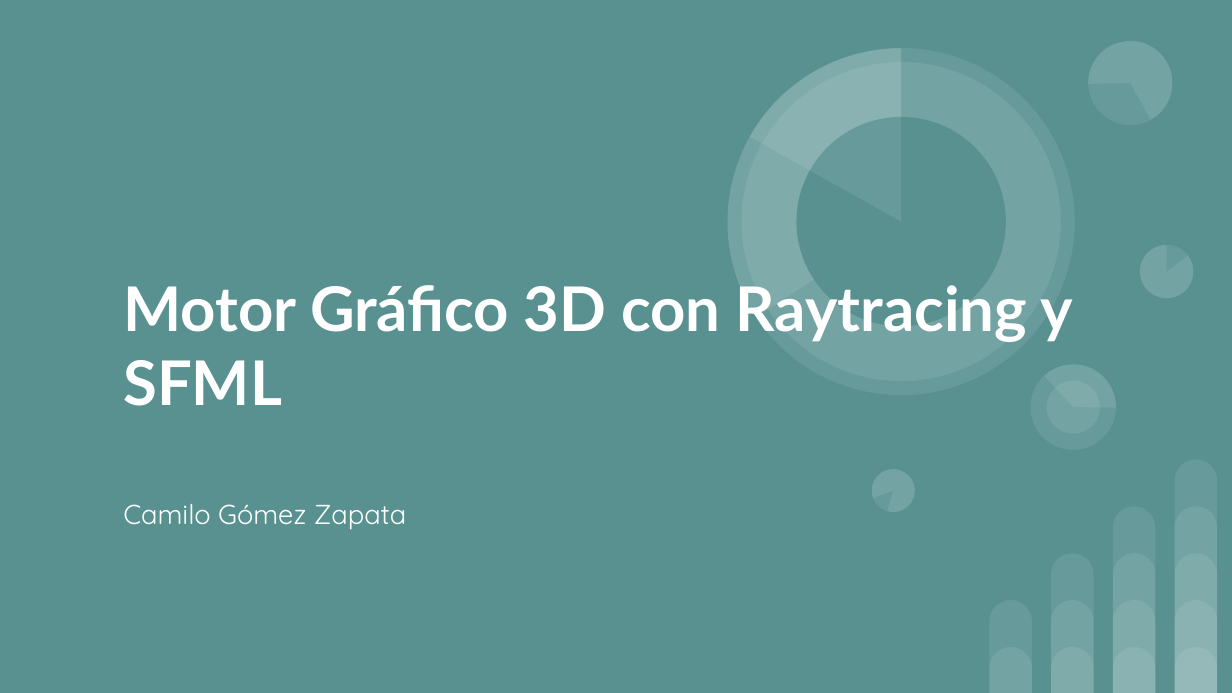
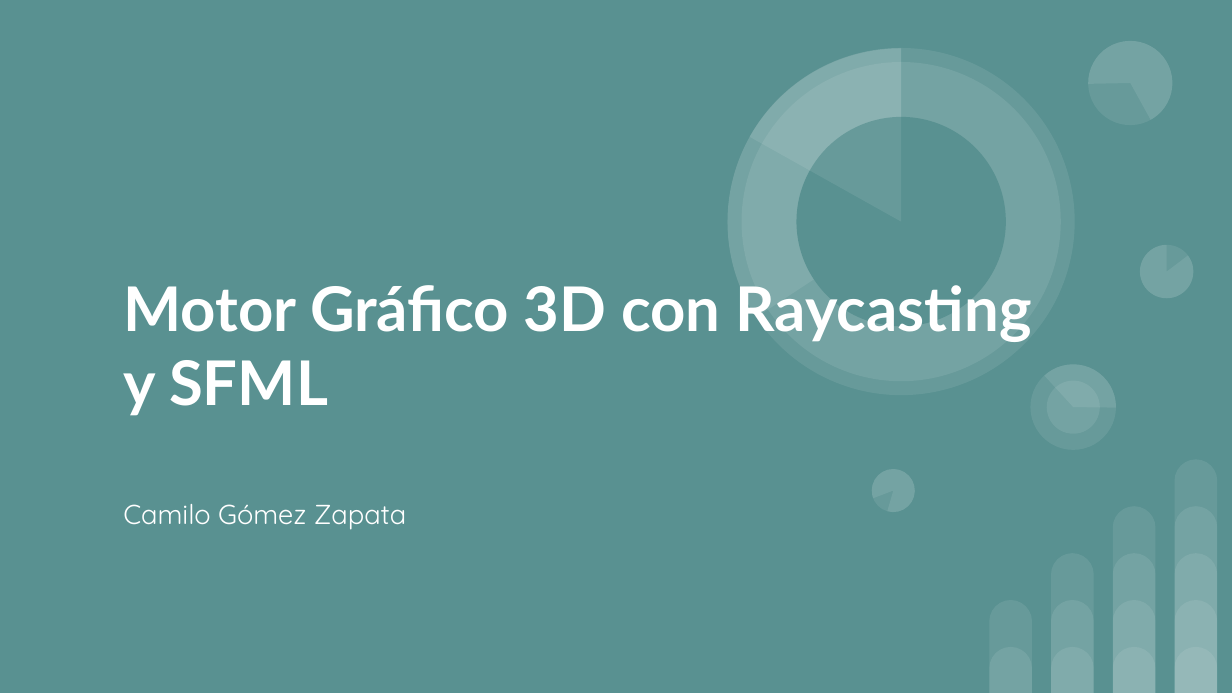
Before and after one commit to DiegoGarro3/CursoFCII_UdeA_2021_2, a slide deck: slide 1 of Documentos/ProyectoFinal/Grupo1/RaycasterSFML/raycaster.pptx. Drawn at 1232x693 pixels with LibreOffice and Linux fonts; fonts in the diff are those of the drawing. Boxes give left, top, right and bottom in pixels: in the first picture for what was removed or moved away, otherwise in the second. Text is boxed around its words. In the diff, an @@ line names an element or a change of style, - is before the commit and + after.

Commit message:
Added presentation

```diff
--- a/Documentos/ProyectoFinal/Grupo1/RaycasterSFML/raycaster.pptx
+++ b/Documentos/ProyectoFinal/Grupo1/RaycasterSFML/raycaster.pptx
@@ title at bbox=[123, 285, 1032, 416]: text changed @@
-Motor Gráfico 3D con Raytracing y SFML
+Motor Gráfico 3D con Raycasting y SFML
```
Also in this commit, not shown: 1 slide added, 1 other file.
